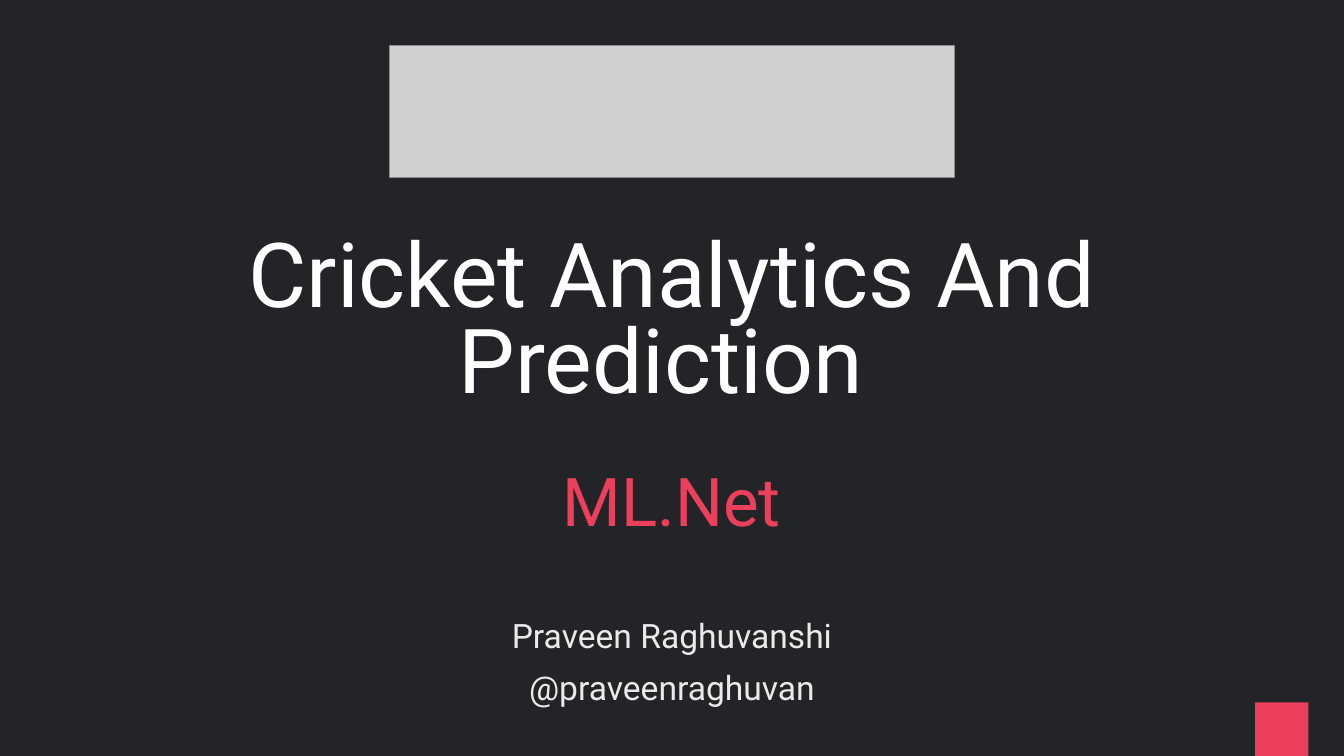
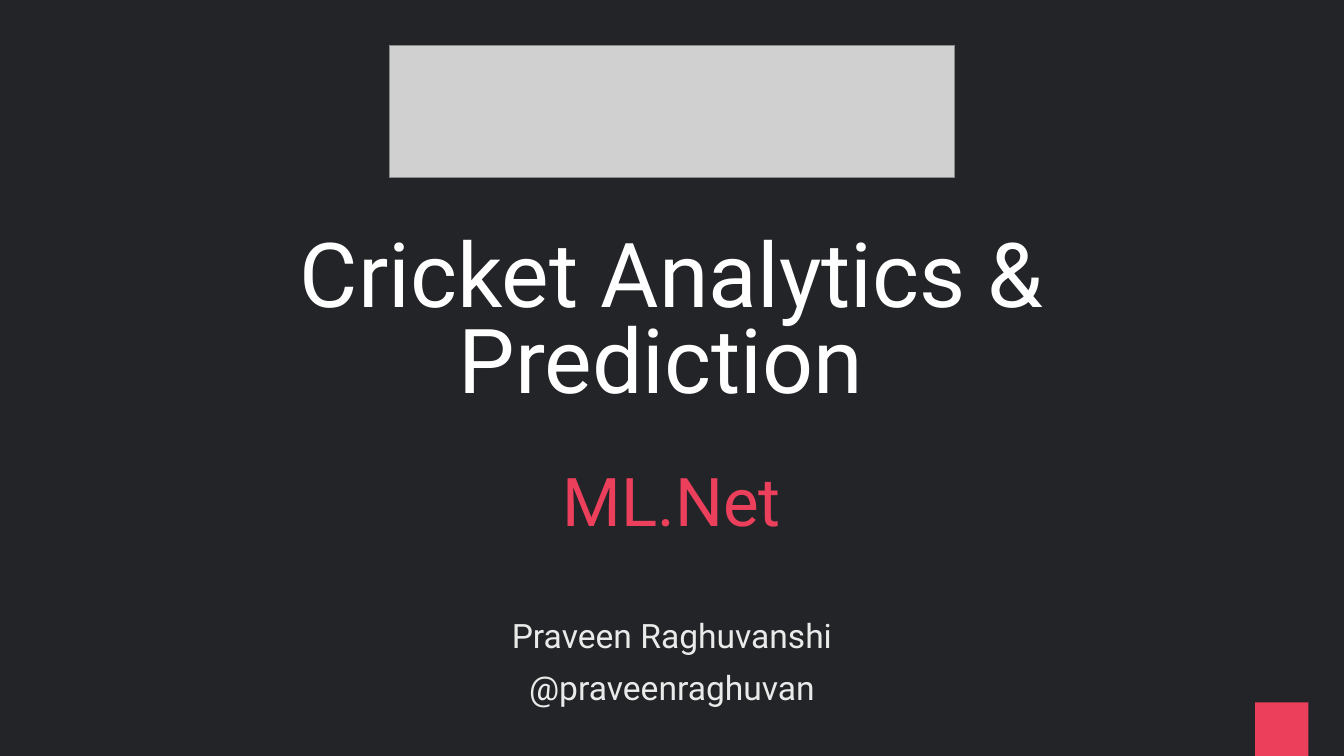
Before and after one commit to praveenraghuvanshi/tech-sessions, a slide deck: slide 1 of 08022022-Developer-Week-2022/cricket-analytics.pptx. Drawn at 1344x756 pixels with LibreOffice and Linux fonts; fonts in the diff are those of the drawing; grey boxes stand for pictures. Boxes give left, top, right and bottom in pixels: in the first picture for what was removed or moved away, otherwise in the second. Text is boxed around its words. In the diff, an @@ line names an element or a change of style, - is before the commit and + after.

Commit message:
Update CloudWorld-2022-Serverless-DNN.pptx, CricketAnalysis.ipynb, and 2 more files...

```diff
--- a/08022022-Developer-Week-2022/cricket-analytics.pptx
+++ b/08022022-Developer-Week-2022/cricket-analytics.pptx
@@ title at box(300, 239, 966, 394): text changed @@
-Cricket Analytics And Prediction
+Cricket Analytics & Prediction
```
Also in this commit, not shown: 2 other files.
